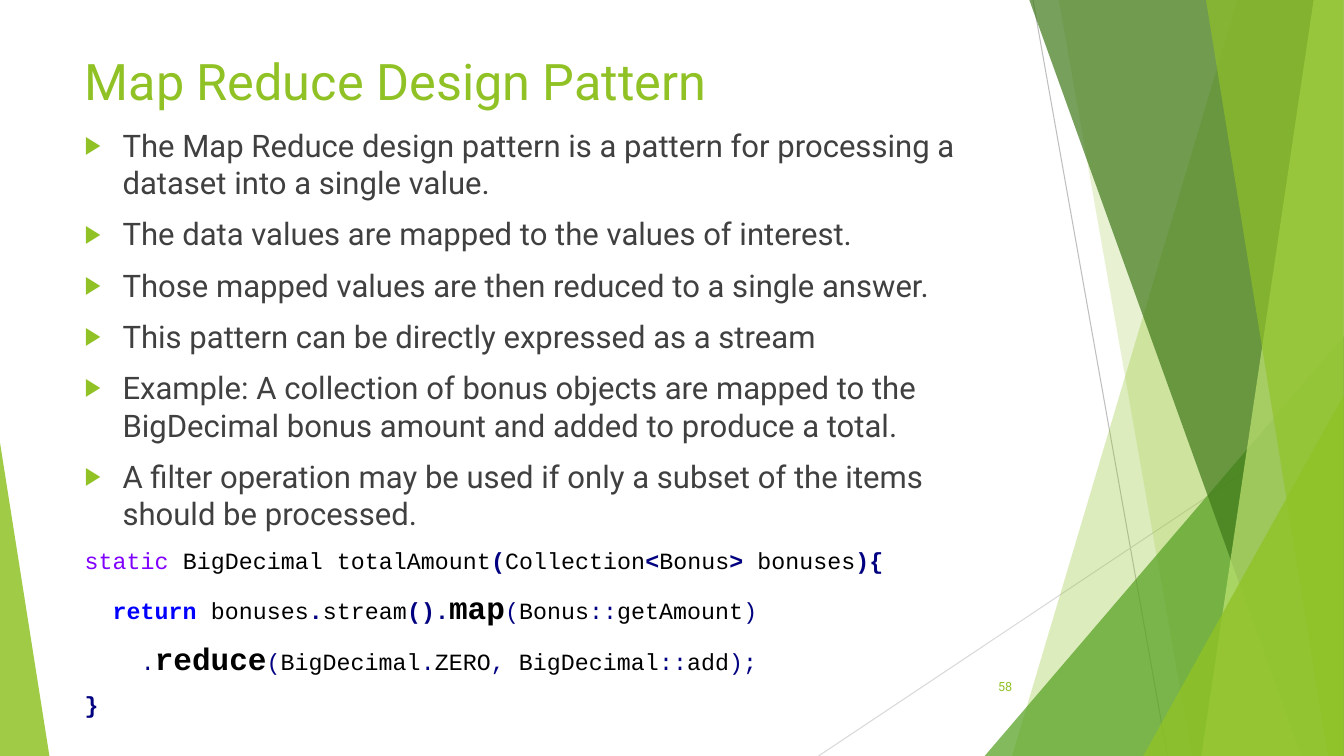
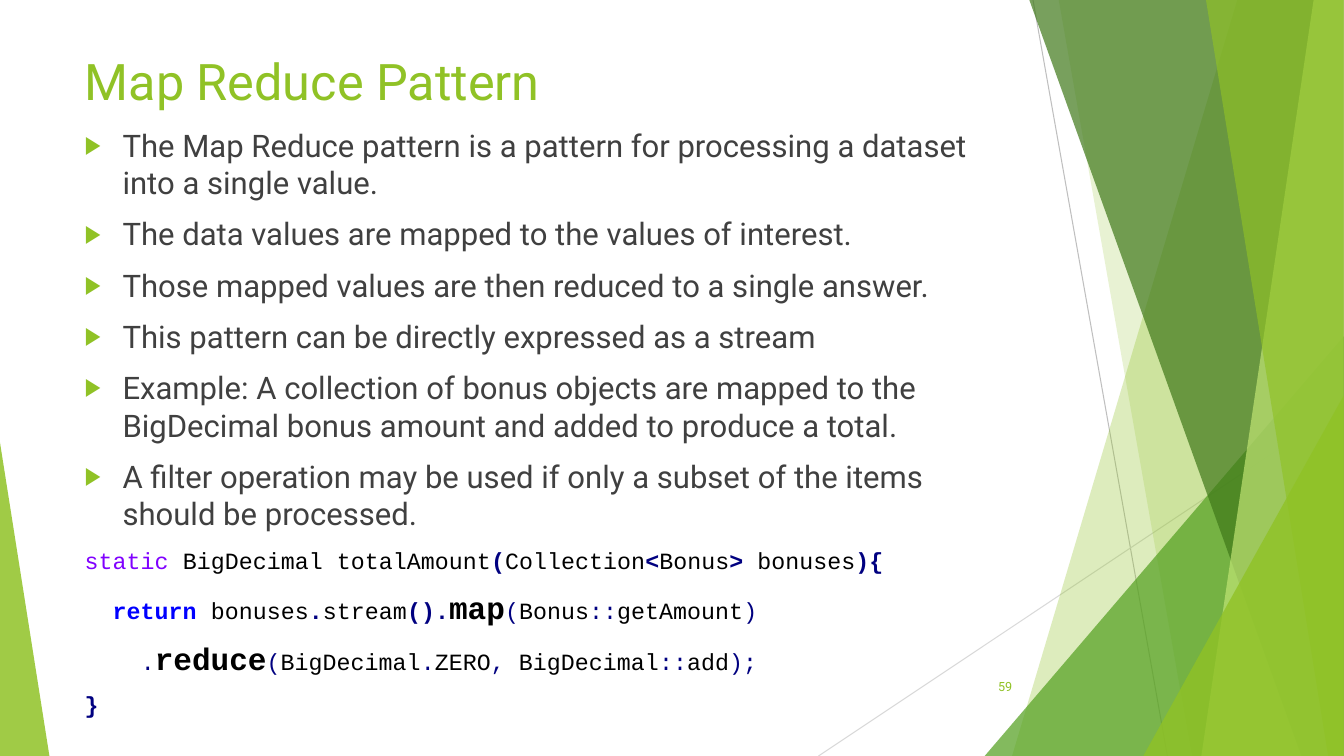
Before and after one commit to RichardRoda/2017-CodePaLOUsa-Lambda, a slide deck: slide 59 of Learning to Love the Lambda in the Stream.pptx (slide 58 before the commit). Drawn at 1344x756 pixels with LibreOffice and Linux fonts; fonts in the diff are those of the drawing. Boxes give left, top, right and bottom in pixels: in the first picture for what was removed or moved away, otherwise in the second. Text is boxed around its words. In the diff, an @@ line names an element or a change of style, - is before the commit and + after.

Commit message:
Change FI descriptions to use the verb corresponding to the functional method. Give SequencedCollection as an example of a datasource that produces an ordered stream. Give pure commutative functions a title intro slide. Other improvements.

```diff
--- a/Learning to Love the Lambda in the Stream.pptx
+++ b/Learning to Love the Lambda in the Stream.pptx
@@ title at [85, 62, 539, 111]: text changed @@
-Map Reduce Design Pattern
+Map Reduce Pattern
@@ text at [123, 133, 966, 201]: text changed @@
-▶ The Map Reduce design pattern is a pattern for processing a dataset into a single value.
+▶ The Map Reduce pattern is a pattern for processing a dataset into a single value.
```
Also in this commit, not shown: 16 other slides changed, 1 slide added.
